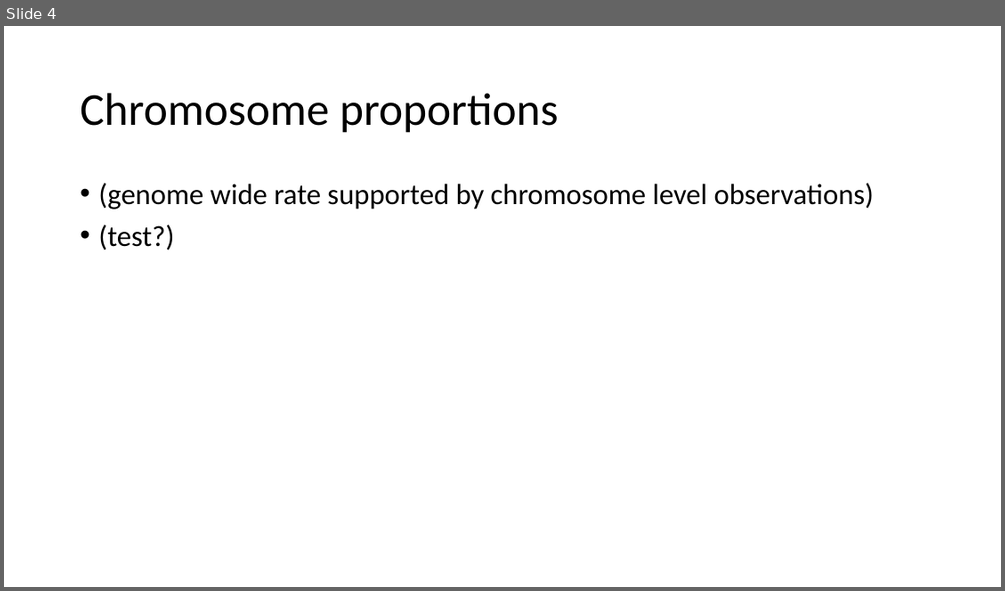
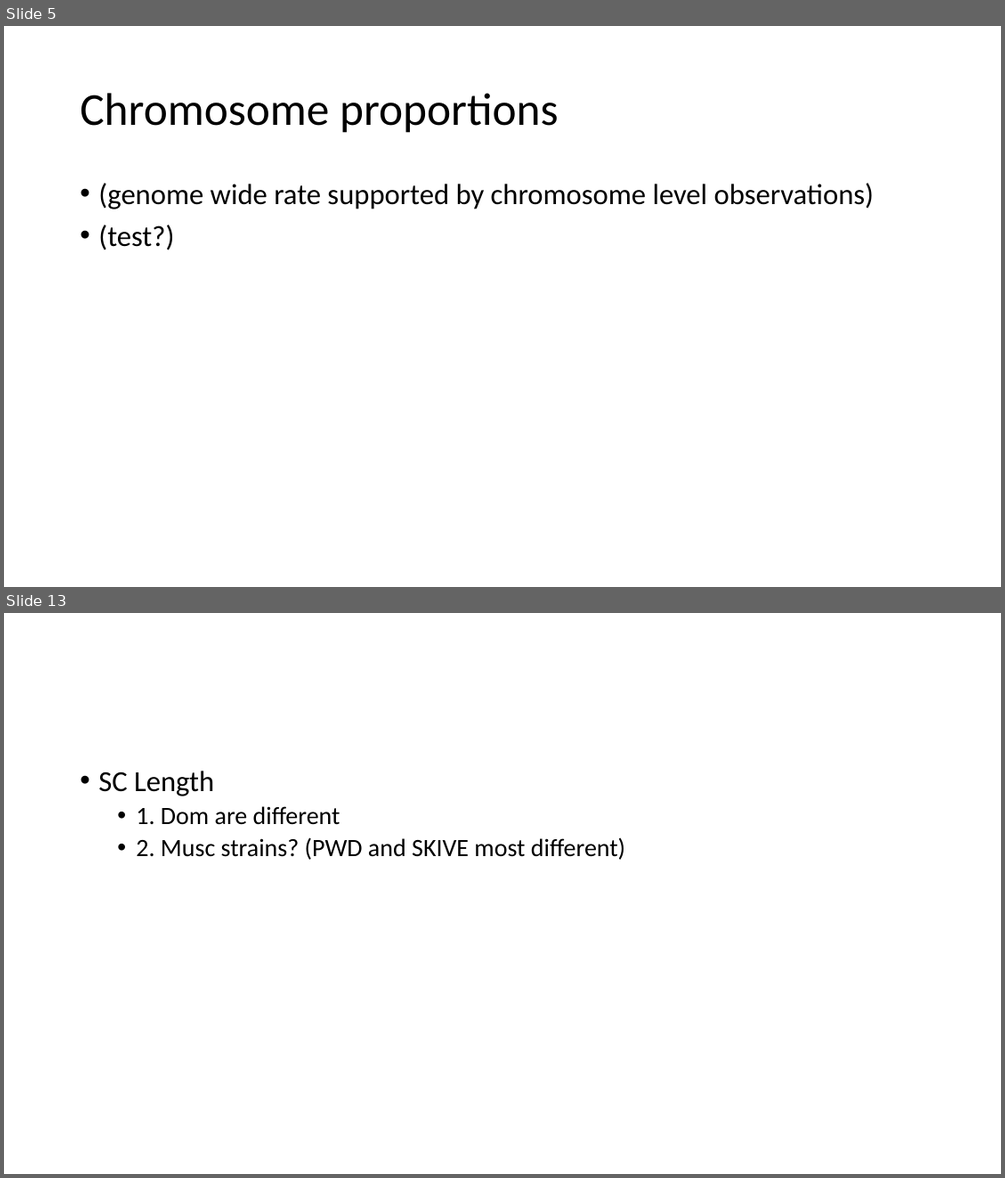
Before and after one commit to petersoapes/MLH1repo, a slide deck: AP_labMeeting_2.12.20.pptx. Shown one above the other, each under a label of ours: slide 4 before the commit, slides 5 and 13 after it; the slides between them are not shown. The pictures are 1005x591 and 1005x1178 pixels, drawn with LibreOffice and Linux fonts; fonts in the diff are those of the drawing. Boxes give left, top, right and bottom in pixels: in the first picture for what was removed or moved away, otherwise in the second. Text is boxed around its words. In the diff, an @@ line names an element or a change of style, - is before the commit and + after.

```diff
--- a/AP_labMeeting_2.12.20.pptx
+++ b/AP_labMeeting_2.12.20.pptx
@@ slide 13 added at [4, 613, 1001, 1174], background #FFFFFF @@
@@ text added at [98, 771, 625, 860], 24 pt, text #000000 @@
+• SC Length
+  • 1. Dom are different
+  • 2. Musc strains? (PWD and SKIVE most different)
@@ what was slide 4 is now slide 5 @@
```
Also in this commit, not shown: 6 slides changed, 4 other slides added, 1 slide removed.
